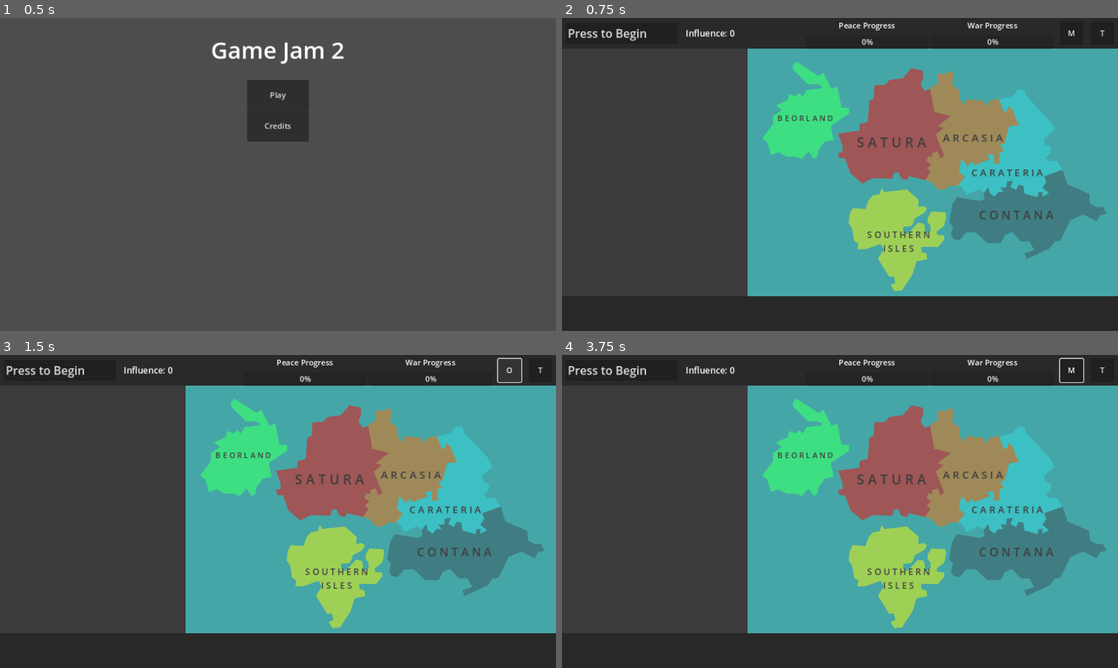
Above: before the commit, frames 1-4 (two rows, left to right).
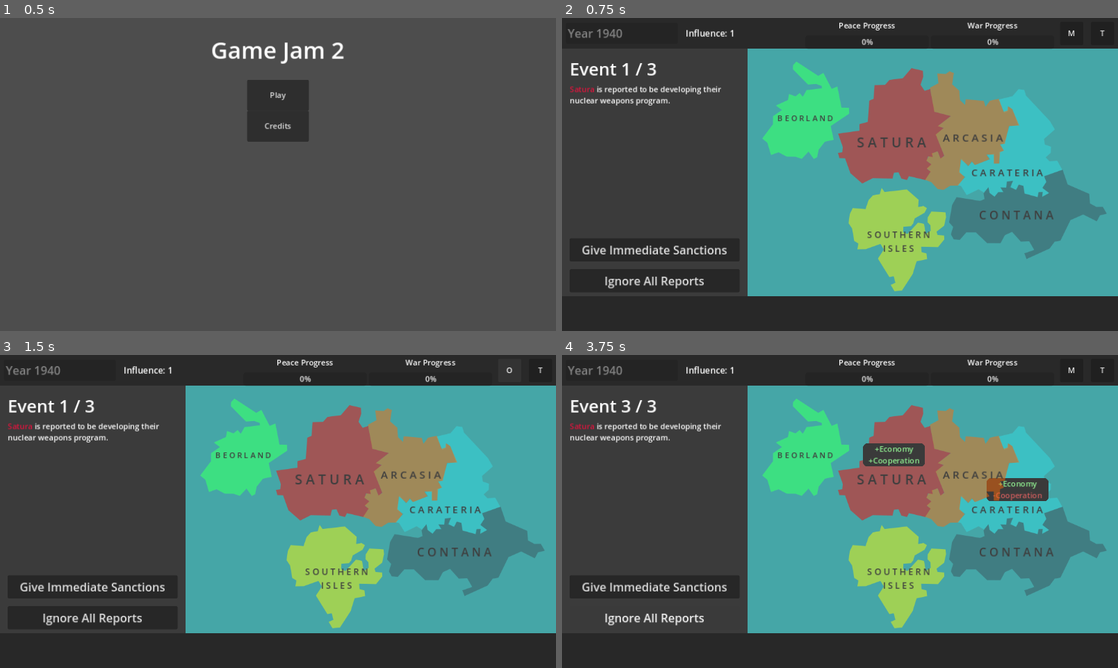
Above: after the commit, the same moments.

Repository: SaturdayMilkshake/game-jam-2
Game: Godot game, scene res://scenes/title_screen/title_screen.tscn
Two runs of this game, one before a commit and one after it. Both use one fixed random seed, a clock stepped at 60 frames per second and the inputs below.
Inputs (mouse positions are in pixels of both pictures, inside the frame that each line leads up to):
- Up to frame 1 (0.5 s): no input
- Up to frame 2 (0.75 s): click "Play" at 0.5 s
- Up to frame 3 (1.5 s): click "M" at 1.25 s
- Up to frame 4 (3.75 s): click "O" at 2 s; click (656, 617) at 2.75 s, where only the run after the commit has a clickable "Ignore All Reports"; click (656, 617) at 3.5 s, where only the run after the commit has a clickable "Favor Satura"

Frame 1 is identical in both runs. In frame 2, 1.6% of the frame differs, in the area x 1-32%, y 3-87%; in frame 3, 1.7%; in frame 4, 3.4%, in the area x 1-94%, y 0-87%.

Commit message:
change attribute display in countries

Diff:
--- a/scenes/country/country.gd
+++ b/scenes/country/country.gd
@@ -25,22 +25,28 @@
 var nuclear_program_progression_active: bool = false
 var nuclear_program_progress: int = 0
 
+var original_status_label_position: Vector2 = Vector2.ZERO
+
 func _ready() -> void:
 	SignalHandler.connect("new_turn", Callable(self, "new_turn"))
 	SignalHandler.connect("modify_country_value", Callable(self, "modify_country_value"))
+	SignalHandler.connect("update_country_info", Callable(self, "update_country_info"))
 	$Map.texture_normal = load(map)
 	var bitmap: BitMap = BitMap.new()
 	var source_image: Image = load(map).get_image()
 	bitmap.create_from_image_alpha(source_image)
 	$Map.texture_click_mask = bitmap
 	generate_starting_attribute_values()
+	original_status_label_position = $Status.position
+	$Status.visible = false
 
 func new_turn() -> void:
 	population += (economy.economy - 5) + (stability.stability - 5)
 	if nuclear_program_progression_active:
 		nuclear_program_progress += military.military
-	if nuclear_program_progress >= 10:
+	if nuclear_program_progress >= 10 && !nuclear_state:
 		nuclear_state = true
+		$Status.text += "[center][color=white]Nuclear State[/color]"
 
 func generate_starting_attribute_values() -> void:
 	economy.economy = randi_range(4, 6)
@@ -55,30 +61,30 @@
 			"Economy":
 				economy.modify_economy(modifier)
 				if modifier > 0:
-					$Status.text += "[center][color=darkgreen]+"
+					$Status.text += "[center][color=lightgreen]+"
 				elif modifier < 0:
-					$Status.text += "[center][color=firebrick]-"
+					$Status.text += "[center][color=indianred]-"
 				$Status.text += "Economy"
 			"Stability":
 				stability.modify_stability(modifier)
 				if modifier > 0:
-					$Status.text += "[center][color=darkgreen]+"
+					$Status.text += "[center][color=lightgreen]+"
 				elif modifier < 0:
-					$Status.text += "[center][color=firebrick]-"
+					$Status.text += "[center][color=indianred]-"
 				$Status.text += "Stability"
 			"Military":
 				military.modify_military(modifier)
 				if modifier > 0:
-					$Status.text += "[center][color=darkgreen]+"
+					$Status.text += "[center][color=lightgreen]+"
 				elif modifier < 0:
-					$Status.text += "[center][color=firebrick]-"
+					$Status.text += "[center][color=indianred]-"
 				$Status.text += "Military"
 			"Cooperation":
 				cooperation.modify_cooperation(modifier)
 				if modifier > 0:
-					$Status.text += "[center][color=darkgreen]+"
+					$Status.text += "[center][color=lightgreen]+"
 				elif modifier < 0:
-					$Status.text += "[center][color=firebrick]-"
+					$Status.text += "[center][color=indianred]-"
 				$Status.text += "Cooperation"
 			"Population":
 				population += modifier
@@ -87,11 +93,12 @@
 				nuclear_program_progression_active = true
 			"Peace":
 				pass
+		$Status.text += "\n"
+		$Status.text = $Status.text.strip_edges()
+		if $Status.text != "":
+			move_status_label()
 	elif country == "ALL":
 		pass
-	$Status.text += "\n"
-	$Status.text.strip_edges()
-	move_status_label()
 	#SignalHandler.emit_signal("country_selected", country_name, flag, population, economy.economy, stability.stability, military.military, cooperation.cooperation)
 
 func _on_map_pressed() -> void:
@@ -104,12 +111,16 @@
 	self.modulate = Color(1.0, 1.0, 1.0, 1.0)
 
 func move_status_label() -> void:
-	var tween: Tween = create_tween()
+	var tween = create_tween()
 	$Status.visible = true
-	tween.tween_property($Status, "position", $Status.position + Vector2(0, -25), 1).set_trans(Tween.TRANS_CIRC)
+	tween.tween_property($Status, "position", $Status.position + Vector2(0, -10), 0.7).set_trans(Tween.TRANS_CIRC)
 	tween.tween_callback(reset_status_label_position)
 
 func reset_status_label_position() -> void:
 	$Status.visible = false
-	$Status.position -= Vector2(0, -25)
+	$Status.position = original_status_label_position
 	$Status.text = ""
+
+func update_country_info(country: String) -> void:
+	if country_name == country:
+		SignalHandler.emit_signal("country_selected", country_name, flag, population, economy.economy, stability.stability, military.military, cooperation.cooperation)
--- a/scenes/country/country.tscn
+++ b/scenes/country/country.tscn
@@ -1,10 +1,21 @@
-[gd_scene load_steps=6 format=3 uid="uid://cdycehgp78nr0"]
+[gd_scene load_steps=7 format=3 uid="uid://cdycehgp78nr0"]
 
 [ext_resource type="PackedScene" uid="uid://bfbgcmcj60ckw" path="res://scenes/components/economy/economy.tscn" id="1_cjqcq"]
 [ext_resource type="Script" path="res://scenes/country/country.gd" id="1_e8aaw"]
 [ext_resource type="PackedScene" uid="uid://d0nswlnnobtxf" path="res://scenes/components/stability/stability.tscn" id="2_blcab"]
 [ext_resource type="PackedScene" uid="uid://bvfdoie2gtv8b" path="res://scenes/components/military/military.tscn" id="3_jvxxf"]
 [ext_resource type="PackedScene" uid="uid://bqpgu6a8kjg50" path="res://scenes/components/cooperation/cooperation.tscn" id="5_hfe5j"]
+
+[sub_resource type="StyleBoxFlat" id="StyleBoxFlat_c7vw4"]
+bg_color = Color(0.226707, 0.226708, 0.226707, 1)
+corner_radius_top_left = 16
+corner_radius_top_right = 16
+corner_radius_bottom_right = 16
+corner_radius_bottom_left = 16
+expand_margin_left = 2.0
+expand_margin_top = 2.0
+expand_margin_right = 2.0
+expand_margin_bottom = 2.0
 
 [node name="Country" type="Node2D"]
 script = ExtResource("1_e8aaw")
@@ -23,20 +34,20 @@
 offset_bottom = 64.0
 stretch_mode = 4
 
-[node name="Status" type="RichTextLabel" parent="."]
-offset_right = 192.0
-offset_bottom = 64.0
-mouse_filter = 2
-bbcode_enabled = true
-fit_content = true
-scroll_active = false
-
 [node name="CountryName" type="Label" parent="."]
 offset_right = 128.0
 offset_bottom = 64.0
 horizontal_alignment = 1
 vertical_alignment = 1
 
+[node name="Status" type="RichTextLabel" parent="."]
+offset_right = 192.0
+mouse_filter = 2
+theme_override_styles/normal = SubResource("StyleBoxFlat_c7vw4")
+bbcode_enabled = true
+fit_content = true
+scroll_active = false
+
 [connection signal="mouse_entered" from="Map" to="." method="_on_map_mouse_entered"]
 [connection signal="mouse_exited" from="Map" to="." method="_on_map_mouse_exited"]
 [connection signal="pressed" from="Map" to="." method="_on_map_pressed"]
--- a/scenes/game_manager/game_manager.gd
+++ b/scenes/game_manager/game_manager.gd
@@ -9,6 +9,12 @@
 
 func _ready() -> void:
 	SignalHandler.connect("new_turn", Callable(self, "new_turn"))
+	SignalHandler.connect("influence_used", Callable(self, "influence_used"))
+	call_deferred("start_game")
+
+func start_game() -> void:
+	SignalHandler.emit_signal("game_started")
+	SignalHandler.emit_signal("turn_updated", turn)
 
 func new_turn() -> void:
 	turn += 1
@@ -17,3 +23,13 @@
 		influence = 5
 	SignalHandler.emit_signal("turn_updated", turn)
 	SignalHandler.emit_signal("influence_updated", influence)
+
+func influence_used(country: String, attribute: String, add_mode: bool) -> void:
+	if influence > 0:
+		influence -= 1
+		if add_mode:
+			SignalHandler.emit_signal("modify_country_value", country, attribute, 1)
+		else:
+			SignalHandler.emit_signal("modify_country_value", country, attribute, -1)
+		SignalHandler.emit_signal("influence_updated", influence)
+		SignalHandler.emit_signal("update_country_info", country)
--- a/scenes/world/ui/country_info/country_info.gd
+++ b/scenes/world/ui/country_info/country_info.gd
@@ -1,11 +1,15 @@
 extends Control
+
+var add_attribute_mode: bool = true
 
 func _ready() -> void:
 	SignalHandler.connect("country_selected", Callable(self, "country_selected"))
 	SignalHandler.connect("new_turn", Callable(self, "new_turn"))
+	$InfluenceAttribute/AddAttribute.disabled = true
+	$InfluenceAttribute/SubtractAttribute.disabled = false
+	add_attribute_mode = true
 
 func country_selected(country: String, flag: String, population: int, economy: int, stability: int, military: int, cooperation: int) -> void:
-	reset_label_color()
 	self.visible = true
 	$CountryName.text = country
 	$Flag.texture = load(flag)
@@ -16,35 +20,45 @@
 	$Cooperation.text = "Cooperation: " + str(cooperation)
 	color_labels(population, economy, stability, military, cooperation)
 
-func reset_label_color() -> void:
-	$Economy.modulate = Color(1.0, 1.0, 1.0, 1.0)
-	$Stability.modulate = Color(1.0, 1.0, 1.0, 1.0)
-	$Military.modulate = Color(1.0, 1.0, 1.0, 1.0)
-	$Cooperation.modulate = Color(1.0, 1.0, 1.0, 1.0)
-
 func color_labels(population: int, economy: int, stability: int, military: int, cooperation: int) -> void:
 	if economy <= 3:
-		$Economy.modulate = Color.INDIAN_RED
+		$Economy.add_theme_color_override("font_color", Color.INDIAN_RED)
 	elif economy >= 10:
-		$Economy.modulate = Color.SEA_GREEN
+		$Economy.add_theme_color_override("font_color", Color.SEA_GREEN)
+	else:
+		$Economy.remove_theme_color_override("font_color")
 
 	if stability <= 3:
-		$Stability.modulate = Color.INDIAN_RED
+		$Stability.add_theme_color_override("font_color", Color.INDIAN_RED)
 	elif stability >= 10:
-		$Stability.modulate = Color.SEA_GREEN
+		$Stability.add_theme_color_override("font_color", Color.SEA_GREEN)
+	else:
+		$Stability.remove_theme_color_override("font_color")
 
 	if military <= 3:
-		$Military.modulate = Color.INDIAN_RED
+		$Military.add_theme_color_override("font_color", Color.INDIAN_RED)
 	elif military >= 10:
-		$Military.modulate = Color.INDIAN_RED
+		$Military.add_theme_color_override("font_color", Color.SEA_GREEN)
+	else:
+		$Military.remove_theme_color_override("font_color")
 
 	$Cooperation.visible = true
+	$InfluenceAttribute.visible = true
+	$Economy.disabled = false
+	$Stability.disabled = false
+	$Military.disabled = false
 	if cooperation <= 0:
 		$Cooperation.visible = false
+		$InfluenceAttribute.visible = false
+		$Economy.disabled = true
+		$Stability.disabled = true
+		$Military.disabled = true
 	elif cooperation <= 3:
-		$Cooperation.modulate = Color.INDIAN_RED
+		$Cooperation.add_theme_color_override("font_color", Color.INDIAN_RED)
 	elif cooperation >= 10:
-		$Cooperation.modulate = Color.SEA_GREEN
+		$Cooperation.add_theme_color_override("font_color", Color.SEA_GREEN)
+	else:
+		$Cooperation.remove_theme_color_override("font_color")
 
 func _on_open_events_pressed() -> void:
 	SignalHandler.emit_signal("set_event_info_visibility", true)
@@ -52,3 +66,25 @@
 
 func new_turn() -> void:
 	self.visible = false
+
+func _on_add_attribute_pressed() -> void:
+	$InfluenceAttribute/AddAttribute.disabled = true
+	$InfluenceAttribute/SubtractAttribute.disabled = false
+	add_attribute_mode = true
+
+func _on_subtract_attribute_pressed() -> void:
+	$InfluenceAttribute/AddAttribute.disabled = false
+	$InfluenceAttribute/SubtractAttribute.disabled = true
+	add_attribute_mode = false
+
+func _on_economy_pressed() -> void:
+	SignalHandler.emit_signal("influence_used", $CountryName.text, "Economy", add_attribute_mode)
+
+func _on_stability_pressed() -> void:
+	SignalHandler.emit_signal("influence_used", $CountryName.text, "Stability", add_attribute_mode)
+
+func _on_military_pressed() -> void:
+	SignalHandler.emit_signal("influence_used", $CountryName.text, "Military", add_attribute_mode)
+
+func _on_cooperation_pressed() -> void:
+	SignalHandler.emit_signal("influence_used", $CountryName.text, "Cooperation", add_attribute_mode)
--- a/scenes/world/ui/country_info/country_info.tscn
+++ b/scenes/world/ui/country_info/country_info.tscn
@@ -1,9 +1,21 @@
-[gd_scene load_steps=4 format=3 uid="uid://bs357xfrieidy"]
+[gd_scene load_steps=10 format=3 uid="uid://bs357xfrieidy"]
 
 [ext_resource type="Script" path="res://scenes/world/ui/country_info/country_info.gd" id="1_rn7no"]
 [ext_resource type="Texture2D" uid="uid://ccx85m0m64euw" path="res://assets/flags/satura.svg" id="2_pgu2d"]
 
+[sub_resource type="StyleBoxEmpty" id="StyleBoxEmpty_mytyi"]
+
+[sub_resource type="StyleBoxEmpty" id="StyleBoxEmpty_hhpro"]
+
+[sub_resource type="StyleBoxEmpty" id="StyleBoxEmpty_1i573"]
+
+[sub_resource type="StyleBoxEmpty" id="StyleBoxEmpty_cd3i4"]
+
 [sub_resource type="StyleBoxEmpty" id="StyleBoxEmpty_3ut37"]
+
+[sub_resource type="StyleBoxEmpty" id="StyleBoxEmpty_tjfx6"]
+
+[sub_resource type="StyleBoxEmpty" id="StyleBoxEmpty_umjqx"]
 
 [node name="CountryInfo" type="Control"]
 layout_mode = 3
@@ -42,45 +54,49 @@
 text = "Pop.: 50"
 vertical_alignment = 1
 
-[node name="Economy" type="Label" parent="."]
+[node name="Economy" type="Button" parent="."]
 layout_mode = 0
-offset_left = 16.0
-offset_top = 144.0
-offset_right = 176.0
-offset_bottom = 178.0
+offset_left = 8.0
+offset_top = 168.0
+offset_right = 192.0
+offset_bottom = 210.0
 theme_override_font_sizes/font_size = 24
+theme_override_styles/focus = SubResource("StyleBoxEmpty_mytyi")
 text = "Economy: 5"
-vertical_alignment = 1
+alignment = 0
 
-[node name="Stability" type="Label" parent="."]
+[node name="Stability" type="Button" parent="."]
 layout_mode = 0
-offset_left = 16.0
+offset_left = 8.0
 offset_top = 208.0
-offset_right = 176.0
-offset_bottom = 242.0
+offset_right = 192.0
+offset_bottom = 250.0
 theme_override_font_sizes/font_size = 24
+theme_override_styles/focus = SubResource("StyleBoxEmpty_hhpro")
 text = "Stability: 5"
-vertical_alignment = 1
+alignment = 0
 
-[node name="Military" type="Label" parent="."]
+[node name="Military" type="Button" parent="."]
 layout_mode = 0
 offset_left = 192.0
-offset_top = 144.0
-offset_right = 352.0
-offset_bottom = 178.0
+offset_top = 168.0
+offset_right = 376.0
+offset_bottom = 210.0
 theme_override_font_sizes/font_size = 24
+theme_override_styles/focus = SubResource("StyleBoxEmpty_1i573")
 text = "Military: 5"
-vertical_alignment = 1
+alignment = 0
 
-[node name="Cooperation" type="Label" parent="."]
+[node name="Cooperation" type="Button" parent="."]
 layout_mode = 0
 offset_left = 192.0
 offset_top = 208.0
-offset_right = 368.0
-offset_bottom = 242.0
+offset_right = 376.0
+offset_bottom = 250.0
 theme_override_font_sizes/font_size = 24
+theme_override_styles/focus = SubResource("StyleBoxEmpty_cd3i4")
 text = "Cooperation: 5"
-vertical_alignment = 1
+alignment = 0
 
 [node name="Statuses" type="Label" parent="."]
 layout_mode = 0
@@ -112,4 +128,36 @@
 theme_override_styles/focus = SubResource("StyleBoxEmpty_3ut37")
 text = "Show Events"
 
+[node name="InfluenceAttribute" type="Label" parent="."]
+layout_mode = 0
+offset_left = 16.0
+offset_top = 136.0
+offset_right = 167.0
+offset_bottom = 159.0
+text = "Influence Attribute:"
+
+[node name="AddAttribute" type="Button" parent="InfluenceAttribute"]
+layout_mode = 0
+offset_left = 176.0
+offset_top = -4.0
+offset_right = 240.0
+offset_bottom = 27.0
+theme_override_styles/focus = SubResource("StyleBoxEmpty_tjfx6")
+text = "+"
+
+[node name="SubtractAttribute" type="Button" parent="InfluenceAttribute"]
+layout_mode = 0
+offset_left = 240.0
+offset_top = -4.0
+offset_right = 304.0
+offset_bottom = 27.0
+theme_override_styles/focus = SubResource("StyleBoxEmpty_umjqx")
+text = "-"
+
+[connection signal="pressed" from="Economy" to="." method="_on_economy_pressed"]
+[connection signal="pressed" from="Stability" to="." method="_on_stability_pressed"]
+[connection signal="pressed" from="Military" to="." method="_on_military_pressed"]
+[connection signal="pressed" from="Cooperation" to="." method="_on_cooperation_pressed"]
 [connection signal="pressed" from="OpenEvents" to="." method="_on_open_events_pressed"]
+[connection signal="pressed" from="InfluenceAttribute/AddAttribute" to="." method="_on_add_attribute_pressed"]
+[connection signal="pressed" from="InfluenceAttribute/SubtractAttribute" to="." method="_on_subtract_attribute_pressed"]
--- a/scenes/world/ui/event_info/event_info.gd
+++ b/scenes/world/ui/event_info/event_info.gd
@@ -28,6 +28,7 @@
 
 func game_started() -> void:
 	SignalHandler.emit_signal("new_event_requested")
+	$Event.text = "Event " + str(current_event) + " / " + str(events_this_turn)
 	$Option1.visible = true
 	$Option2.visible = true
 	self.visible = true
--- a/scenes/world/ui/influence/influence.gd
+++ b/scenes/world/ui/influence/influence.gd
@@ -9,6 +9,8 @@
 func influence_updated(influence: int) -> void:
 	if influence >= 5:
 		self.modulate = Color.DODGER_BLUE
+	elif influence <= 0:
+		self.modulate = Color.INDIAN_RED
 	else:
 		self.modulate = Color.WHITE
 	$Influence.text = "Influence: " + str(influence)
--- a/scenes/world/ui/influence/influence.tscn
+++ b/scenes/world/ui/influence/influence.tscn
@@ -14,5 +14,5 @@
 offset_right = 112.0
 offset_bottom = 48.0
 theme_override_font_sizes/font_size = 18
-text = "Influence: 0"
+text = "Influence: 1"
 vertical_alignment = 1
--- a/scenes/world/ui/turn_button/turn_button.gd
+++ b/scenes/world/ui/turn_button/turn_button.gd
@@ -6,6 +6,7 @@
 	SignalHandler.connect("new_turn", Callable(self, "new_turn"))
 	SignalHandler.connect("turn_updated", Callable(self, "turn_updated"))
 	SignalHandler.connect("finished_all_events_this_turn", Callable(self, "events_completed"))
+	SignalHandler.connect("game_started", Callable(self, "game_started"))
 
 func _on_pressed() -> void:
 	if !game_active:
@@ -24,3 +25,6 @@
 
 func new_turn() -> void:
 	self.disabled = true
+
+func game_started() -> void:
+	self.disabled = true
--- a/scenes/world/world.tscn
+++ b/scenes/world/world.tscn
@@ -12,6 +12,10 @@
 [ext_resource type="PackedScene" uid="uid://cmylfp8sh4unx" path="res://scenes/world/ui/global_status/global_status.tscn" id="10_modfb"]
 [ext_resource type="PackedScene" uid="uid://ba61uj6qpgffj" path="res://scenes/world/ui/influence/influence.tscn" id="11_4g70f"]
 
+[sub_resource type="StyleBoxEmpty" id="StyleBoxEmpty_g1cuy"]
+
+[sub_resource type="StyleBoxEmpty" id="StyleBoxEmpty_baddg"]
+
 [node name="World" type="Node2D"]
 script = ExtResource("1_il811")
 
@@ -57,6 +61,7 @@
 offset_top = 8.0
 offset_right = 1144.0
 offset_bottom = 56.0
+theme_override_styles/focus = SubResource("StyleBoxEmpty_g1cuy")
 text = "T"
 metadata/_edit_lock_ = true
 
@@ -65,6 +70,7 @@
 offset_top = 8.0
 offset_right = 1080.0
 offset_bottom = 56.0
+theme_override_styles/focus = SubResource("StyleBoxEmpty_baddg")
 metadata/_edit_lock_ = true
 
 [node name="TurnButton" parent="." instance=ExtResource("4_x1ahm")]
@@ -83,6 +89,16 @@
 texture = ExtResource("6_mxnvk")
 metadata/_edit_lock_ = true
 
+[node name="GlobalStatus" parent="." instance=ExtResource("10_modfb")]
+offset_left = 504.0
+offset_right = 1016.0
+
+[node name="Influence" parent="." instance=ExtResource("11_4g70f")]
+offset_left = 256.0
+offset_top = 8.0
+offset_right = 384.0
+offset_bottom = 56.0
+
 [node name="Countries" type="Node2D" parent="."]
 position = Vector2(384, 64)
 
@@ -92,13 +108,7 @@
 map = "res://assets/flags/satura_map.svg"
 mask = "res://assets/flags/satura_mask.svg"
 
-[node name="Status" parent="Countries/Country" index="5"]
-offset_left = 240.0
-offset_top = 160.0
-offset_right = 368.0
-offset_bottom = 206.0
-
-[node name="CountryName" parent="Countries/Country" index="6"]
+[node name="CountryName" parent="Countries/Country" index="5"]
 offset_left = 176.0
 offset_top = 160.0
 offset_right = 422.0
@@ -109,6 +119,12 @@
 theme_override_font_sizes/font_size = 28
 text = "S A T U R A"
 
+[node name="Status" parent="Countries/Country" index="6"]
+offset_left = 240.0
+offset_top = 120.0
+offset_right = 368.0
+offset_bottom = 166.0
+
 [node name="Country2" parent="Countries" instance=ExtResource("1_wohfb")]
 country_name = "Carateria"
 flag = "res://assets/flags/carateria.svg"
@@ -116,13 +132,7 @@
 mask = "res://assets/flags/carateria_mask.svg"
 metadata/_edit_lock_ = true
 
-[node name="Status" parent="Countries/Country2" index="5"]
-offset_left = 520.0
-offset_top = 208.0
-offset_right = 648.0
-offset_bottom = 254.0
-
-[node name="CountryName" parent="Countries/Country2" index="6"]
+[node name="CountryName" parent="Countries/Country2" index="5"]
 offset_left = 464.0
 offset_top = 224.0
 offset_right = 613.0
@@ -130,6 +140,12 @@
 theme_override_colors/font_color = Color(0.243137, 0.243137, 0.243137, 1)
 theme_override_font_sizes/font_size = 20
 text = "C A R A T E R I A"
+
+[node name="Status" parent="Countries/Country2" index="6"]
+offset_left = 496.0
+offset_top = 192.0
+offset_right = 624.0
+offset_bottom = 238.0
 
 [node name="Country3" parent="Countries" instance=ExtResource("1_wohfb")]
 country_name = "Beorland"
@@ -138,19 +154,19 @@
 mask = "res://assets/flags/green_mask.svg"
 metadata/_edit_lock_ = true
 
-[node name="Status" parent="Countries/Country3" index="5"]
-offset_left = 56.0
-offset_top = 128.0
-offset_right = 184.0
-offset_bottom = 174.0
-
-[node name="CountryName" parent="Countries/Country3" index="6"]
+[node name="CountryName" parent="Countries/Country3" index="5"]
 offset_left = 56.0
 offset_top = 112.0
 offset_right = 184.0
 offset_bottom = 176.0
 theme_override_colors/font_color = Color(0.243137, 0.243137, 0.243137, 1)
 text = "B E O R L A N D"
+
+[node name="Status" parent="Countries/Country3" index="6"]
+offset_left = 56.0
+offset_top = 80.0
+offset_right = 184.0
+offset_bottom = 126.0
 
 [node name="Country4" parent="Countries" instance=ExtResource("1_wohfb")]
 country_name = "Arcasia"
@@ -159,13 +175,7 @@
 mask = "res://assets/flags/orange_mask.svg"
 metadata/_edit_lock_ = true
 
-[node name="Status" parent="Countries/Country4" index="5"]
-offset_left = 392.0
-offset_top = 160.0
-offset_right = 520.0
-offset_bottom = 206.0
-
-[node name="CountryName" parent="Countries/Country4" index="6"]
+[node name="CountryName" parent="Countries/Country4" index="5"]
 offset_left = 400.0
 offset_top = 152.0
 offset_right = 536.0
@@ -173,6 +183,12 @@
 theme_override_colors/font_color = Color(0.243137, 0.243137, 0.243137, 1)
 theme_override_font_sizes/font_size = 22
 text = "A R C A S I A"
+
+[node name="Status" parent="Countries/Country4" index="6"]
+offset_left = 400.0
+offset_top = 120.0
+offset_right = 528.0
+offset_bottom = 166.0
 
 [node name="Country5" parent="Countries" instance=ExtResource("1_wohfb")]
 country_name = "Contana"
@@ -181,13 +197,7 @@
 mask = "res://assets/flags/gray_mask.svg"
 metadata/_edit_lock_ = true
 
-[node name="Status" parent="Countries/Country5" index="5"]
-offset_left = 520.0
-offset_top = 328.0
-offset_right = 648.0
-offset_bottom = 374.0
-
-[node name="CountryName" parent="Countries/Country5" index="6"]
+[node name="CountryName" parent="Countries/Country5" index="5"]
 offset_left = 480.0
 offset_top = 312.0
 offset_right = 634.0
@@ -195,6 +205,12 @@
 theme_override_colors/font_color = Color(0.243137, 0.243137, 0.243137, 1)
 theme_override_font_sizes/font_size = 24
 text = "C O N T A N A"
+
+[node name="Status" parent="Countries/Country5" index="6"]
+offset_left = 488.0
+offset_top = 280.0
+offset_right = 616.0
+offset_bottom = 326.0
 
 [node name="Country6" parent="Countries" instance=ExtResource("1_wohfb")]
 country_name = "Southern Isles"
@@ -203,13 +219,7 @@
 mask = "res://assets/flags/yellow_mask.svg"
 metadata/_edit_lock_ = true
 
-[node name="Status" parent="Countries/Country6" index="5"]
-offset_left = 256.0
-offset_top = 376.0
-offset_right = 384.0
-offset_bottom = 422.0
-
-[node name="CountryName" parent="Countries/Country6" index="6"]
+[node name="CountryName" parent="Countries/Country6" index="5"]
 offset_left = 248.0
 offset_top = 368.0
 offset_right = 378.0
@@ -219,15 +229,11 @@
 text = "S O U T H E R N
 I S L E S"
 
-[node name="GlobalStatus" parent="." instance=ExtResource("10_modfb")]
-offset_left = 504.0
-offset_right = 1016.0
-
-[node name="Influence" parent="." instance=ExtResource("11_4g70f")]
-offset_left = 256.0
-offset_top = 8.0
-offset_right = 384.0
-offset_bottom = 56.0
+[node name="Status" parent="Countries/Country6" index="6"]
+offset_left = 248.0
+offset_top = 320.0
+offset_right = 376.0
+offset_bottom = 366.0
 
 [connection signal="pressed" from="BackToTitle" to="." method="_on_back_to_title_pressed"]
 
--- a/scripts/signal_handler.gd
+++ b/scripts/signal_handler.gd
@@ -8,6 +8,8 @@
 @warning_ignore("unused_signal")
 signal country_selected(country: String, flag: String, population: int, economy: int, stability: int, military: int, cooperation: int)
 @warning_ignore("unused_signal")
+signal update_country_info(country: String)
+@warning_ignore("unused_signal")
 signal modify_country_value(country: String, attribute: String, modifier: int)
 
 @warning_ignore("unused_signal")
@@ -15,6 +17,7 @@
 @warning_ignore("unused_signal")
 signal event_generated(description: String, country_1: String, country_2: String, option_1: String, option_2: String)
 
+@warning_ignore("unused_signal")
 signal new_notice(description: String)
 
 @warning_ignore("unused_signal")
@@ -30,7 +33,11 @@
 signal game_started
 
 #resources
+@warning_ignore("unused_signal")
 signal influence_updated(influence: int)
+@warning_ignore("unused_signal")
+signal influence_used(country: String, attribute: String, add_mode: bool)
 
 #special event
+@warning_ignore("unused_signal")
 signal peace_process_started
Binary file changed: misc/event_spreadsheet.Country 1.translation
Binary file changed: misc/event_spreadsheet.Country 2.translation
Binary file changed: misc/event_spreadsheet.Description.translation
Binary file changed: misc/event_spreadsheet.Option 1 Effect 1.translation
Binary file changed: misc/event_spreadsheet.Option 1 Effect 2.translation
Binary file changed: misc/event_spreadsheet.Option 1 Effect 3.translation
Binary file changed: misc/event_spreadsheet.Option 1 Effect 4.translation
Binary file changed: misc/event_spreadsheet.Option 1 Modifier 1.translation
Binary file changed: misc/event_spreadsheet.Option 1 Modifier 2.translation
Binary file changed: misc/event_spreadsheet.Option 1 Modifier 3.translation
Binary file changed: misc/event_spreadsheet.Option 1 Modifier 4.translation
Binary file changed: misc/event_spreadsheet.Option 1 Name.translation
(and 10 more such lines)
